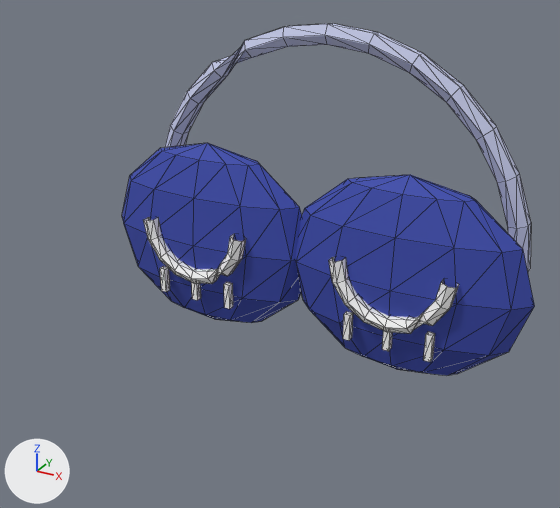
The glTF model public/models/bulk/sovmask.glb as it was, and as the next commit left it.
Before and after are seen from a 50 mm lens placed at (0.241, -0.472, 0.318), pointed at (-0.007, -0.021, 0.092). The axes (+X, +Y, +Z) are drawn at lower left. The lights are the same throughout. The first picture is the older version. Mesh edges are drawn as thin lines. Vertices at exactly the same position are counted once.

Objects in the first picture: 'sovmask'.
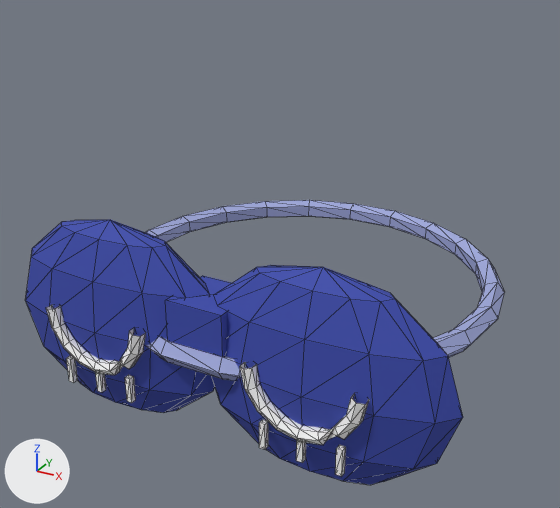
The edits, one by one:
Material '#9FA8DA' (mat_9fa8da) is new.
Its base color is (0.347, 0.392, 0.701) (blue #9fa8da).
Its roughness is 0.8.
me_sovmask is used by ob_sovmask; location (0.0, 0.009, 0.1285); scale (0.17, 0.17, 0.17).
me_sovmask had 370 vertices, 672 faces and spanned x -1.0..1.0, y -0.23..0.23, z -0.7..0.7.
me_sovmask now has 398 vertices, 736 faces and spans x -1.0..1.0, y -0.92..0.92, z -0.44..0.44.
me_sovmask part 1: a new loose piece, a UV sphere (12 segments, 6 rings, poles along z) spanning x -1.0..0.06, y -0.9..-0.59, z -0.44..0.44, in mat_3949ab (blue #3949ab).
me_sovmask part 2: a new loose piece, a UV sphere (12 segments, 6 rings, poles along z) spanning x -0.06..1.0, y -0.9..-0.59, z -0.44..0.44, in mat_3949ab (blue #3949ab).
me_sovmask part 3: a new loose piece, a box spanning x -0.13..0.13, y -0.87..-0.62, z 0.03..0.22, in mat_3949ab (blue #3949ab).
me_sovmask part 4: the loose piece of 54 vertices spanning x -0.74..-0.21, y -0.23..-0.16, z -0.43..-0.16 is scaled about its middle by (0.929, 0.885, 0.928), then moved by (0.0, -0.7, 0.24).
me_sovmask part 5: the loose piece of 8 vertices spanning x -0.66..-0.63, y -0.21..-0.18, z -0.52..-0.4 is moved by (0.02, -0.7, 0.24).
me_sovmask part 6: the loose piece of 8 vertices spanning x -0.49..-0.46, y -0.21..-0.18, z -0.52..-0.4 is moved by (0.0, -0.7, 0.24).
me_sovmask part 7: the loose piece of 8 vertices spanning x -0.31..-0.28, y -0.21..-0.18, z -0.52..-0.4 is moved by (-0.02, -0.7, 0.24).
me_sovmask part 8: the loose piece of 54 vertices spanning x 0.21..0.74, y -0.23..-0.16, z -0.43..-0.16 is scaled about its middle by (0.929, 0.885, 0.928), then moved by (0.0, -0.7, 0.24).
me_sovmask part 9: the loose piece of 8 vertices spanning x 0.28..0.31, y -0.21..-0.18, z -0.52..-0.4 is moved by (0.02, -0.7, 0.24).
me_sovmask part 10: the loose piece of 8 vertices spanning x 0.46..0.49, y -0.21..-0.18, z -0.52..-0.4 is moved by (0.0, -0.7, 0.24).
me_sovmask part 11: the loose piece of 8 vertices spanning x 0.63..0.66, y -0.21..-0.18, z -0.52..-0.4 is moved by (-0.02, -0.7, 0.24).
me_sovmask part 12: a new loose piece of 110 vertices spanning x -0.93..0.93, y -0.91..0.92, z -0.05..0.05, in mat_9fa8da (blue #9fa8da).
me_sovmask part 13: the loose piece of 90 vertices spanning x -0.92..0.92, y 0.14..0.23, z -0.23..0.7 is deleted.
me_sovmask part 14: the loose piece of 62 vertices spanning x -1.0..0.06, y -0.2..0.09, z -0.7..0.19 is deleted.
me_sovmask part 15: the loose piece of 62 vertices spanning x -0.06..1.0, y -0.2..0.09, z -0.7..0.19 is deleted.
me_sovmask no longer uses material mat_c5cae9 (pale blue #c5cae9).
me_sovmask gains material mat_9fa8da (blue #9fa8da).
Object 'sovmask' (ob_sovmask) moves from (0.0, 0.009, 0.1285) to (0.0, -0.0013, 0.07).
Object 'sovmask' (ob_sovmask) is rescaled from (0.17, 0.17, 0.17) to (0.16, 0.16, 0.16).

Location of each change, (x1, y1, x2, y2) in pixels of the pictures (560 x 508 px; the box of a moved part takes in the faces that stretch with it):
'sovmask', reshaped, moved, rescaled (16% wider, 19% shorter)
    before: (122, 23, 535, 376)
    after: (25, 200, 505, 485)
part 1 of me_sovmask, added (blue)
    after: (25, 220, 215, 413)
part 2 of me_sovmask, added (blue)
    after: (211, 265, 463, 485)
part 3 of me_sovmask, added (blue)
    after: (165, 276, 231, 357)
part 4 of me_sovmask, moved or reshaped
    before: (143, 217, 246, 284)
    after: (46, 305, 146, 375)
part 5 of me_sovmask, moved or reshaped
    before: (160, 266, 170, 292)
    after: (66, 355, 78, 382)
part 6 of me_sovmask, moved or reshaped
    before: (191, 282, 201, 300)
    after: (95, 372, 106, 392)
part 7 of me_sovmask, moved or reshaped
    before: (224, 282, 233, 309)
    after: (125, 375, 136, 403)
part 8 of me_sovmask, moved or reshaped
    before: (329, 257, 459, 333)
    after: (240, 362, 369, 445)
part 9 of me_sovmask, moved or reshaped
    before: (343, 311, 353, 340)
    after: (259, 419, 268, 449)
part 10 of me_sovmask, moved or reshaped
    before: (382, 331, 392, 351)
    after: (296, 440, 306, 463)
part 11 of me_sovmask, moved or reshaped
    before: (424, 331, 435, 362)
    after: (335, 445, 346, 476)
part 12 of me_sovmask, added (blue)
    after: (145, 200, 505, 381)
part 13 of me_sovmask, deleted
    before: (165, 23, 531, 272)
part 14 of me_sovmask, deleted (blue)
    before: (122, 143, 302, 323)
part 15 of me_sovmask, deleted (blue)
    before: (295, 175, 535, 376)
